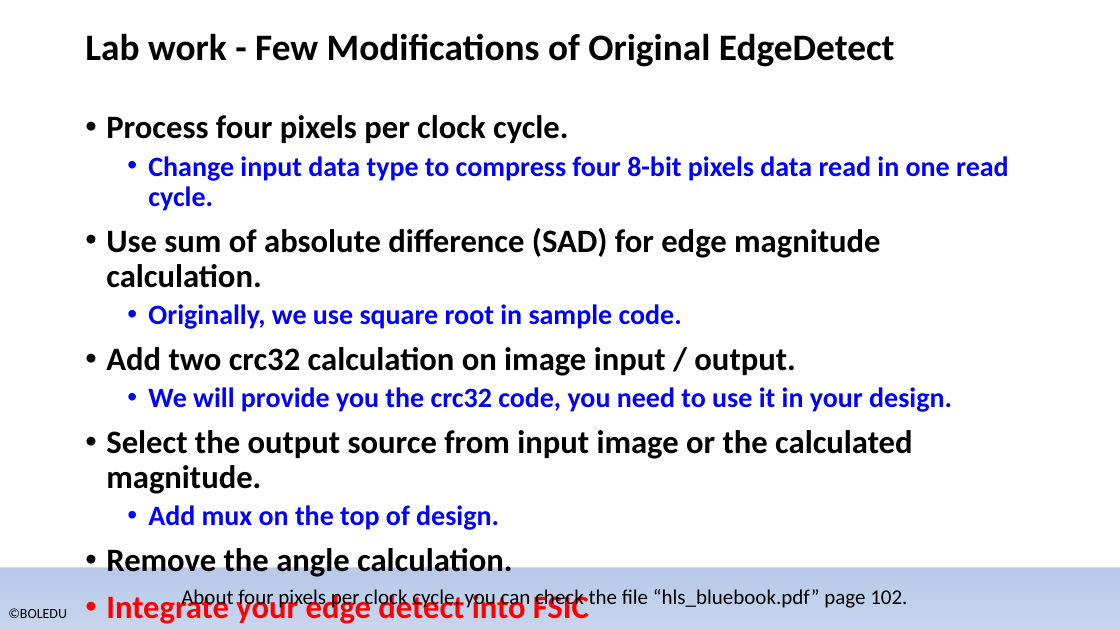
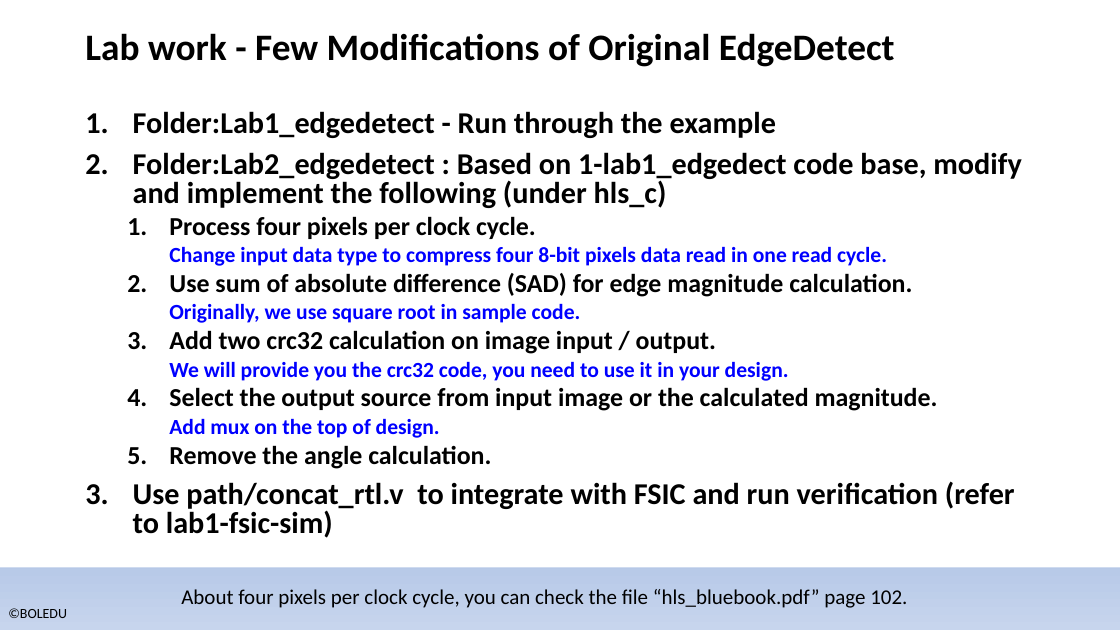
Before and after one commit to bol-edu/caravel-soc_fpga-lab, a slide deck: slide 10 of catapult_hls/lab_catapult_workbook.pptx (slide 8 before the commit). Drawn at 1120x630 pixels with LibreOffice and Linux fonts; fonts in the diff are those of the drawing; background and template pictures are left out. Boxes give left, top, right and bottom in pixels: in the first picture for what was removed or moved away, otherwise in the second. Text is boxed around its words. In the diff, an @@ line names an element or a change of style, - is before the commit and + after.

```diff
--- a/catapult_hls/lab_catapult_workbook.pptx
+++ b/catapult_hls/lab_catapult_workbook.pptx
@@ text at bbox=[133, 111, 1021, 208]: paragraphs added @@
+1. Folder:Lab1_edgedetect - Run through the example
+2. Folder:Lab2_edgedetect : Based on 1-lab1_edgedect code base, modify and implement the following (under hls_c)
@@ text at bbox=[169, 216, 938, 469]: size 28 to 22.2 pt in "Process four pixels per clock cycle.", "Use sum of absolute difference (SAD) for ...", "Add two crc32 calculation on image input ...", "Select the output source from input image ..." and 1 more places; size 24 to 18.5 pt in "Change input data type to compress four ...", "Originally, we use square root in sample ...", "We will provide you the crc32 code, ...", "Add mux on the top of design."; bullet • to 1.; list level 1 to 2 in "Process four pixels per clock ..."; line spacing 0.9 to 0.8; bullet • to none; list level 2 to 3 in "Change input data type to ..."; list level 1 to 2 in "Use sum of absolute difference ..."; list level 2 to 3 in "Originally, we use square root ..."; list level 1 to 2 in "Add two crc32 calculation on ..."; list level 2 to 3 in "We will provide you the ..."; list level 1 to 2 in "Select the output source from ..."; list level 2 to 3 in "Add mux on the top ..."; list level 1 to 2 in "Remove the angle calculation." @@
@@ text at bbox=[133, 481, 1015, 538]: text changed; size 28 to 25.9 pt; text colour #FF0000 to #000000 @@
-• Integrate your edge detect into FSIC
+3. Use path/concat_rtl.v to integrate with FSIC and run verification (refer to lab1-fsic-sim)
```
Also in this commit, not shown: 2 other slides changed, 2 slides added.
